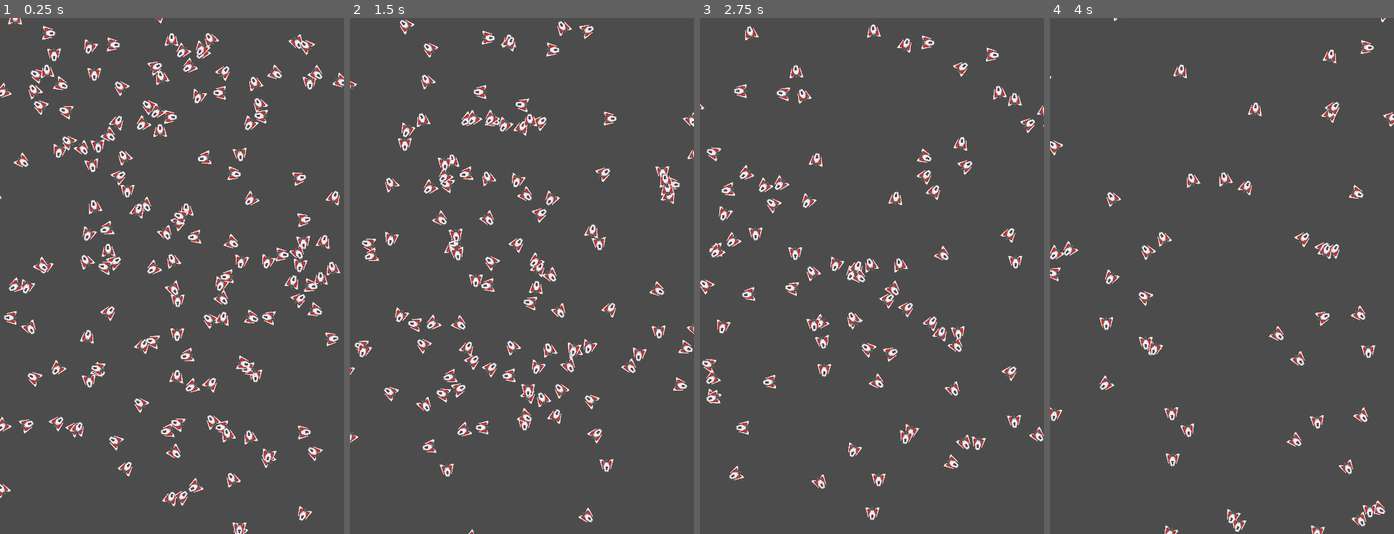
Above: before the commit, frames 1-4 (left to right).
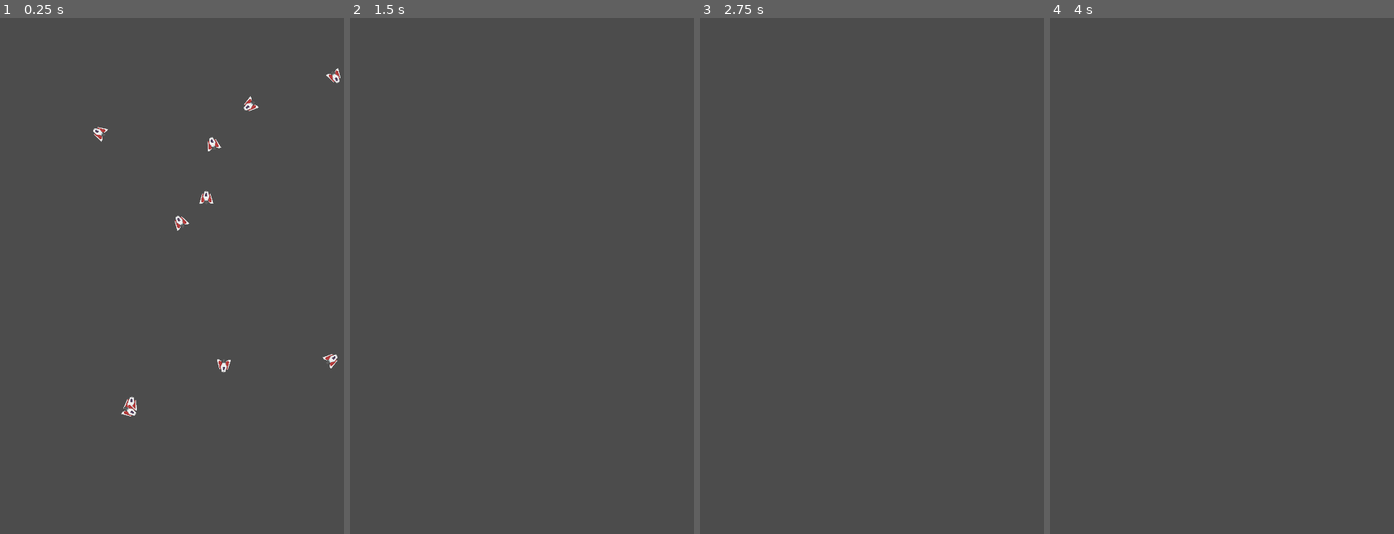
Above: after the commit, the same moments.

Repository: TheHandsomeCoder/GodotBoids
Game: Godot game, scene res://src/main/Main.tscn
Two runs of this game, one before a commit and one after it. Both use one fixed random seed, a clock stepped at 60 frames per second and the inputs below.
Inputs (mouse positions are in pixels of both pictures, inside the frame that each line leads up to):
- Up to frame 1 (0.25 s): no input
- Up to frame 2 (1.5 s): move the mouse to (597, 250) at 0.52 s; move the mouse to (453, 301) at 1.27 s
- Up to frame 3 (2.75 s): move the mouse to (906, 162) at 2.02 s
- Up to frame 4 (4 s): move the mouse to (1204, 379) at 2.77 s; move the mouse to (1325, 353) at 3.52 s

The runs differ from the first frame. In frame 1, 9.1% of the frame differs, in the area x 0-100%, y 0-100%; in frame 2, 6.2%; in frame 3, 4.9%; in frame 4, 2.8%.

Commit message:
Added simple cohesion function

Diff:
--- a/godot/src/src/boid/Boid.gd
+++ b/godot/src/src/boid/Boid.gd
@@ -14,14 +14,29 @@
 	_velocity = Vector2.ZERO
 
 func _process(delta: float) -> void:
+	position = _updatePosition(position, _velocity, delta);
 
-#	_target = get_global_mouse_position()
-#	if position.distance_to(_target) > 10:
-#		look_at(get_global_mouse_position())
-#		_velocity = (_target - position).normalized() * _speed
-#	else:
-#		_velocity = Vector2()
-#	pass
-#	position += _velocity * delta
-	_velocity = Vector2(_speed, 0).rotated(rotation)
-	position += _velocity * delta
+
+func _updatePosition(position: Vector2, velocity: Vector2, delta: float) -> Vector2:
+	_velocity = Vector2.ZERO;
+	_velocity = _calculateCohesion()
+	return position + _velocity * delta
+
+
+func _updatePositionToFollowMouse(position: Vector2, velocity: Vector2, rotation: float, delta: float) -> Vector2:
+	_target = get_global_mouse_position()
+	if position.distance_to(_target) > 10:
+		look_at(get_global_mouse_position())
+		_velocity = (_target - position).normalized() * _speed
+	else:
+		_velocity = Vector2()
+	pass
+	return position + _velocity * delta
+
+func _calculateCohesion() -> Vector2:
+	var flock = self.get_parent().get_children();
+	var targetPos = Vector2.ZERO
+	for boid in flock:
+		targetPos += boid.position
+
+	return targetPos / flock.size()
--- a/godot/src/src/main/Main.gd
+++ b/godot/src/src/main/Main.gd
@@ -4,5 +4,5 @@
 
 # Called when the node enters the scene tree for the first time.
 func _ready() -> void:
-	for n in range(150):
+	for n in range(10):
 		self.add_child(Boid.instance())
